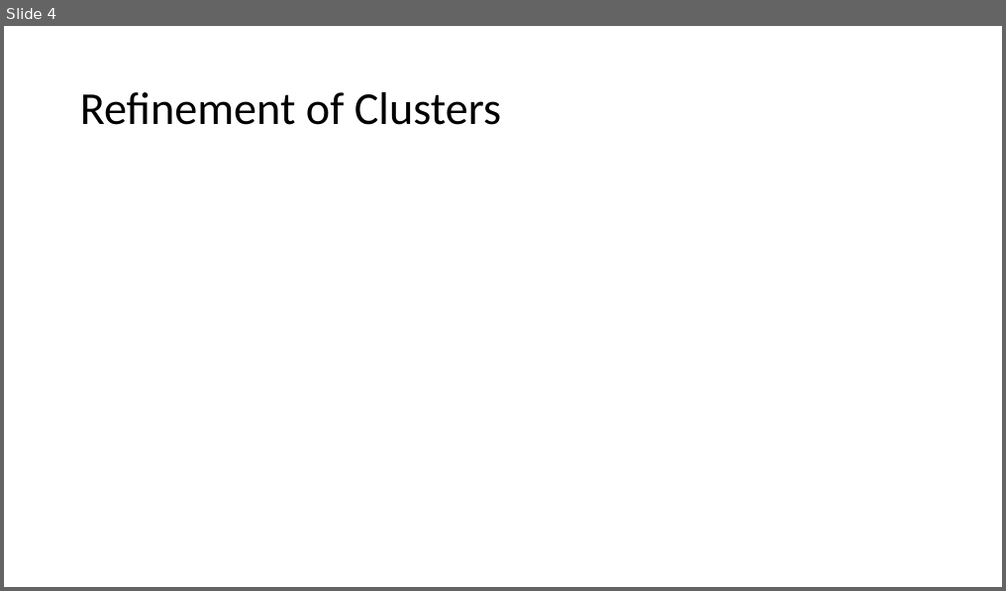
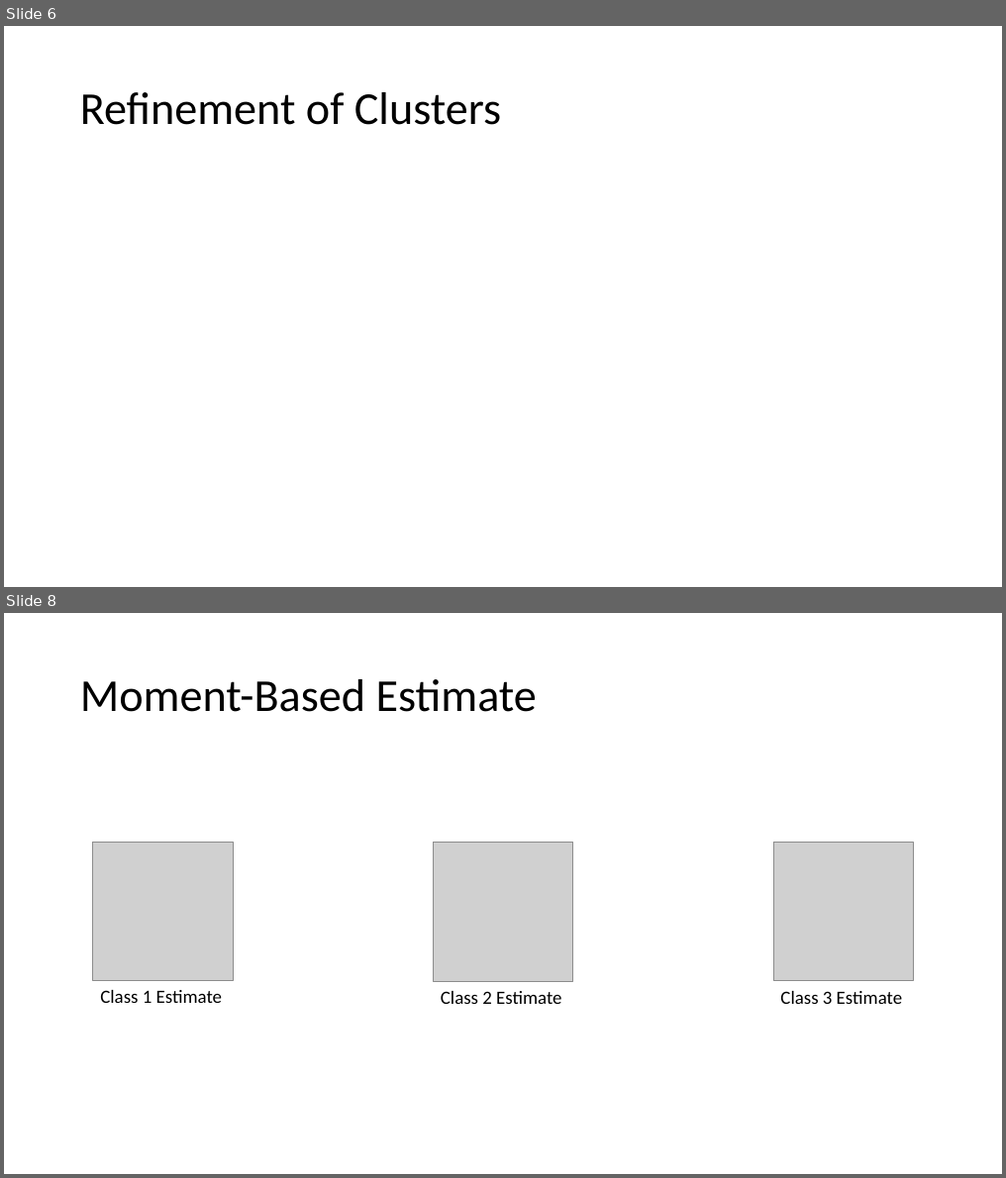
Before and after one commit to arunabh98/Heterogeneity-Symmetry-Tomography, a slide deck: reports/Project Status 9.pptx. Shown one above the other, each under a label of ours: slide 4 before the commit, slides 6 and 8 after it; the slides between them are not shown. The pictures are 1006x591 and 1006x1178 pixels, drawn with LibreOffice and Linux fonts; fonts in the diff are those of the drawing; grey boxes stand for pictures. Boxes give left, top, right and bottom in pixels: in the first picture for what was removed or moved away, otherwise in the second. Text is boxed around its words. In the diff, an @@ line names an element or a change of style, - is before the commit and + after.

```diff
--- a/reports/Project Status 9.pptx
+++ b/reports/Project Status 9.pptx
@@ slide 8 added at <box>4,613,1002,1174</box>, background #FFFFFF @@
@@ title added at <box>80,679,537,712</box>, 44 pt, text #000000 @@
+Moment-Based Estimate
@@ picture added at <box>93,842,233,981</box> @@
@@ picture added at <box>433,842,573,981</box> @@
@@ picture added at <box>773,842,914,981</box> @@
@@ text added at <box>100,990,222,1003</box>, 18 pt, text #000000 @@
+Class 1 Estimate
@@ text added at <box>441,991,561,1004</box>, 18 pt, text #000000 @@
+Class 2 Estimate
@@ text added at <box>780,991,902,1004</box>, 18 pt, text #000000 @@
+Class 3 Estimate
@@ what was slide 4 is now slide 6 @@
```
Also in this commit, not shown: 2 slides changed, 5 other slides added, 49 other files.
